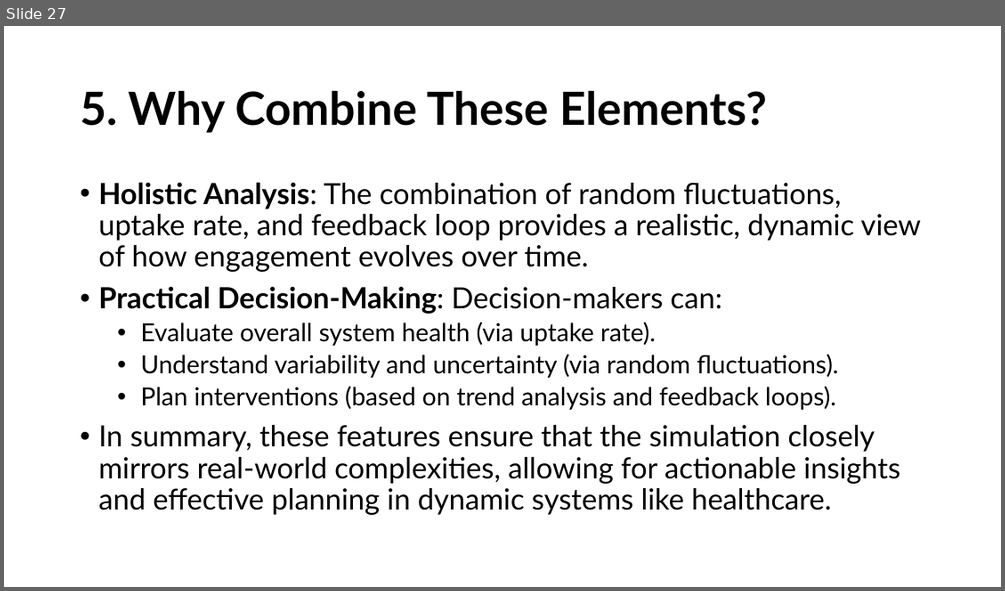
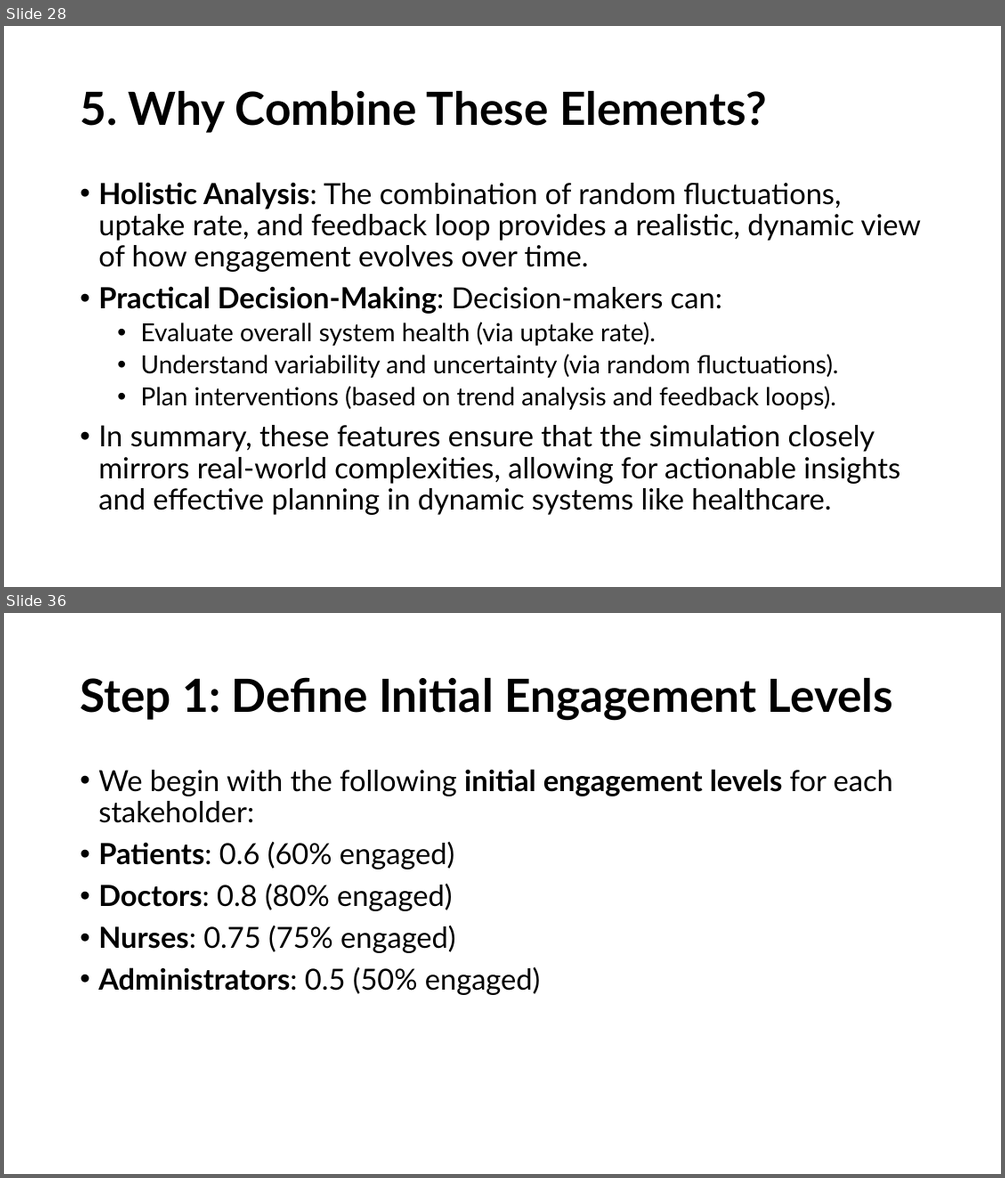
Before and after one commit to HeiderJeffer/Modeling-for-Societal-Complexity-in-Healthcare, a slide deck: Background and motivation.pptx. Shown one above the other, each under a label of ours: slide 27 before the commit, slides 28 and 36 after it; the slides between them are not shown. The pictures are 1005x591 and 1005x1178 pixels, drawn with LibreOffice and Linux fonts; fonts in the diff are those of the drawing. Boxes give left, top, right and bottom in pixels: in the first picture for what was removed or moved away, otherwise in the second. Text is boxed around its words. In the diff, an @@ line names an element or a change of style, - is before the commit and + after.

```diff
--- a/Background and motivation.pptx
+++ b/Background and motivation.pptx
@@ slide 36 added at [4,613,1001,1174], background #FFFFFF @@
@@ title added at [80,677,893,720], 44 pt, text #000000, bold @@
+Step 1: Define Initial Engagement Levels
@@ text added at [98,769,893,995], 28 pt, text #000000 @@
+• We begin with the following initial engagement levels for each stakeholder:
+• Patients: 0.6 (60% engaged)
+• Doctors: 0.8 (80% engaged)
+• Nurses: 0.75 (75% engaged)
+• Administrators: 0.5 (50% engaged)
@@ what was slide 27 is now slide 28 @@
```
Also in this commit, not shown: 2 slides changed, 22 other slides added, 1 other file.
